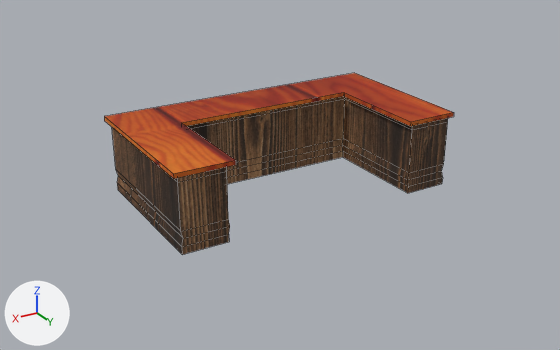
Two versions of the FBX model Assets/Prefabs/Barra/barra.FBX, one commit apart.
Rendered twice from a 50 mm lens placed at (2.317, 3.12, 1.444), pointed at (0.798, 0.589, 0.178). The lights are fixed; the arrows at lower left show +X, +Y and +Z. Mesh edges are drawn as thin lines. Where no turn or scale is listed for an object, it has been applied to the vertices.

The older version as bpy lines, for what is in view:
```python
me_mesh = bpy.data.meshes.new('Mesh')
me_mesh.from_pydata(...)  # 48 vertices, 42 faces; spans x -0.65..0.65, y -0.4..0.302, z 0.0..0.327
me_mesh.materials.append(mat_01___default)  # picture img_wood_texture_jpg
me_mesh_001 = bpy.data.meshes.new('Mesh.001')
me_mesh_001.from_pydata(...)  # 16 vertices, 10 faces; spans x -0.669..0.673, y -0.433..0.309, z 0.0..0.02
me_mesh_001.materials.append(mat_02___default)  # picture img_fusta_jpg
ob_barra = bpy.data.objects.new('barra', me_mesh_001)
ob_barra.location = (0.65, 0.409, 0.326)
ob_base = bpy.data.objects.new('base', me_mesh)
ob_base.location = (0.65, 0.401, 0.0)
```
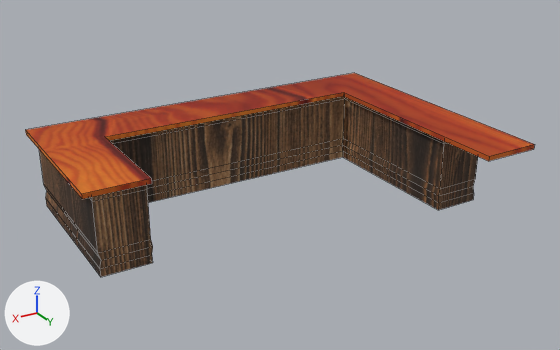
Pixel boxes [x1, y1, x2, y2] of what changed, in the pictures (560 x 350 px; the box of a moved part takes in the faces that stretch with it):
'base', reshaped (31% wider, 14% taller): before [112, 96, 448, 255]; after [39, 96, 478, 277]
'barra', reshaped (45% wider, 19% taller): before [104, 73, 454, 179]; after [26, 73, 535, 199]
part 1 of me_mesh, moved or reshaped: before [342, 97, 448, 193]; after [342, 97, 478, 210]
part 2 of me_mesh, moved or reshaped: before [112, 96, 345, 255]; after [39, 96, 345, 277]
part 3 of me_mesh_001, moved or reshaped: before [104, 81, 454, 174]; after [26, 81, 535, 194]
part 4 of me_mesh_001, moved or reshaped: before [104, 92, 344, 179]; after [26, 92, 344, 199]

What the commit changed:
me_mesh has 48 vertices, 42 faces and spans x -0.65..0.65, y -0.4..0.302, z 0.0..0.327.
me_mesh is used by ob_base; location (0.65, 0.401, 0.0).
me_mesh part 1: all 12 vertices in x -0.65..-0.443, y 0.302, z 0.0..0.326 are moved by (0.0, 0.202, 0.0).
me_mesh part 2: all 24 vertices in x 0.443..0.65, y -0.4..0.3, z 0.0..0.327 are moved by (0.321, 0.0, 0.0).
me_mesh_001 has 16 vertices, 10 faces and spans x -0.669..0.673, y -0.433..0.309, z 0.0..0.02.
me_mesh_001 is used by ob_barra; location (0.65, 0.409, 0.326).
me_mesh_001 part 3: all 4 vertices in x -0.669..-0.423, y 0.309, z 0.0..0.02 are moved by (0.0, 0.46, 0.0).
me_mesh_001 part 4: all 8 vertices in x 0.419..0.673, y -0.433..0.308, z 0.0..0.02 are moved by (0.337, 0.0, 0.0).
